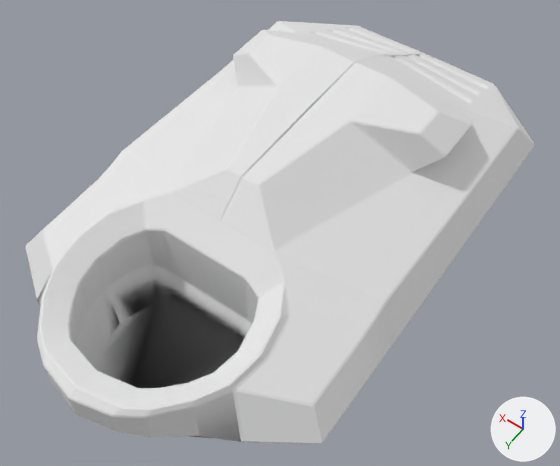
One commit to the OBJ model models/hover/hover_0.0.obj: the scene before it, then after it.
Both versions are drawn from a 50 mm lens placed at (-4.19, 7.83, 9.32), pointed at (-0.25, 2.32, 0.65). Arrows for +X, +Y and +Z are at lower right; the lights stay in place. Where no turn or scale is listed for an object, it has been applied to the vertices.
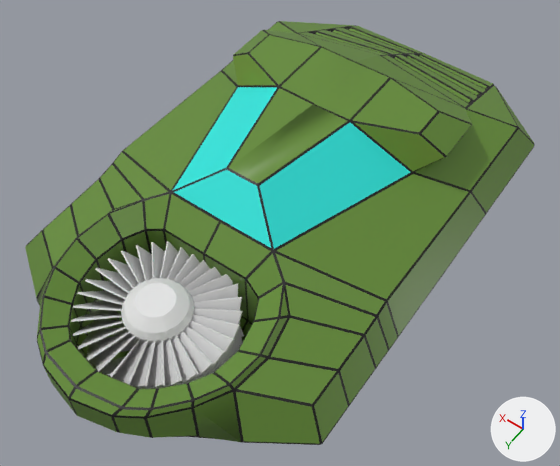
The newer file is also turned or shifted as a whole; pictures and numbers use the older file's frame.

Edits to the bpy script that builds the scene:
```text
Add img_imphenziapalette01_png:
    img_imphenziapalette01_png = load_image('ImphenziaPalette01.png', '../Truck_1/ImphenziaPalette01.png', 8, 8, 'sRGB')
Change mat_material:
    remove mat_material.base_color = (0.8, 0.8, 0.8)  # white #e7e7e7
    add mat_material.texture = img_imphenziapalette01_png
    mat_material.roughness: 1.0 -> 0.431
Change mat_material_001:
    mat_material_001.base_color: (0.8, 0.8, 0.8) -> (0.0183, 0.8, 0.733)  # white #e7e7e7 -> cyan #25e7de
Change mat_material_002:
    mat_material_002.base_color: (0.8, 0.8, 0.8) -> (0.0, 0.0, 0.0)  # white #e7e7e7 -> black #000000
Add mat_none:
    mat_none = principled_material('None')
    mat_none.base_color = (0.8, 0.8, 0.8)  # white #e7e7e7
    mat_none.roughness = 0.293
Change me_cube:
    used by ob_cube; location = (0.0, 0.0, 0.0)
    remove me_cube.from_pydata(...)  # 1073 vertices, 1084 faces; spans x -2.47..2.47, y -2.28..6.03, z -0.04..2.13
    add me_cube.from_pydata(...)  # 1109 vertices, 1120 faces; spans x -2.47..2.47, y -2.28..6.03, z -0.04..2.13
    me_cube part 1
    64 vertices are removed from x -1.45..0.04, y -2.28..6.02, z 0.0..2.13
    186 faces are deleted
    4 vertices in x 0.0, y 0.91..6.03, z 0.19..1.31 move by (0.02, 0.0, 0.0)
    3 vertices in x 0.0, y 3.63..5.88, z 0.45..1.4 move by (-0.02, 0.0, 0.0)
    8 vertices move from x -0.05..1.37, y -1.25..5.19, z 0.0..1.75 to x -0.05..1.37, y -1.25..5.2, z 0.0..1.75
    65 vertices are added at x -1.46..0.02, y -2.28..6.02, z 0.0..2.13
    6 new vertices lie (-0.04, 0.0, 0.0) away from vertices in x 0.0, y -0.65..6.03, z 0.14..1.31
    6 new vertices lie (0.04, 0.0, 0.0) away from vertices in x -0.02..0.0, y -1.8..5.88, z 0.45..1.6
    23 new vertices lie (0.04, 0.0, 0.0) away from vertices in x -0.02, y -2.28..6.02, z 0.0..1.73
    67 new faces join them, mat_material (picture img_imphenziapalette01_png)
    2 new faces join them, mat_material_001 (cyan #25e7de)
    153 new faces join them, mat_material_002 (black #000000)
    me_cube part 2: 66 kept faces spanning x -2.47..2.47, y -2.26..5.81, z -0.04..2.13 get new texture (UV) coordinates
    me_cube part 3: 669 faces spanning x -2.47..2.47, y -2.26..5.91, z -0.04..2.13 switch from mat_3 (white #e7e7e7) to mat_material_002 (black #000000)
Add me_cylinder:
    me_cylinder.from_pydata(...)  # 384 vertices, 356 faces; spans x -1.03..1.06, y 1.28..3.37, z 0.32..1.45
    me_cylinder.materials.append(mat_none)  # white #e7e7e7
Add ob_cylinder:
    ob_cylinder = bpy.data.objects.new('Cylinder', me_cylinder)
    ob_cylinder.location = (0.0, 2.2, 0.0)
```

What differs and where, as boxes (x1, y1, x2, y2) in the pictures (560 x 466 px; the box of a moved part takes in the faces that stretch with it):
'Cube', surface changed, recoloured, reshaped (white to green)
    before: (26, 21, 534, 445)
    after: (25, 21, 535, 445)
'Cylinder', added
    after: (71, 241, 244, 389)
part 1 of me_cube, moved or reshaped
    before: (44, 26, 493, 432)
    after: (44, 26, 493, 433)
part 2 of me_cube, surface changed
    both: (77, 52, 446, 444)
part 3 of me_cube, recoloured
    both: (26, 21, 534, 445)
